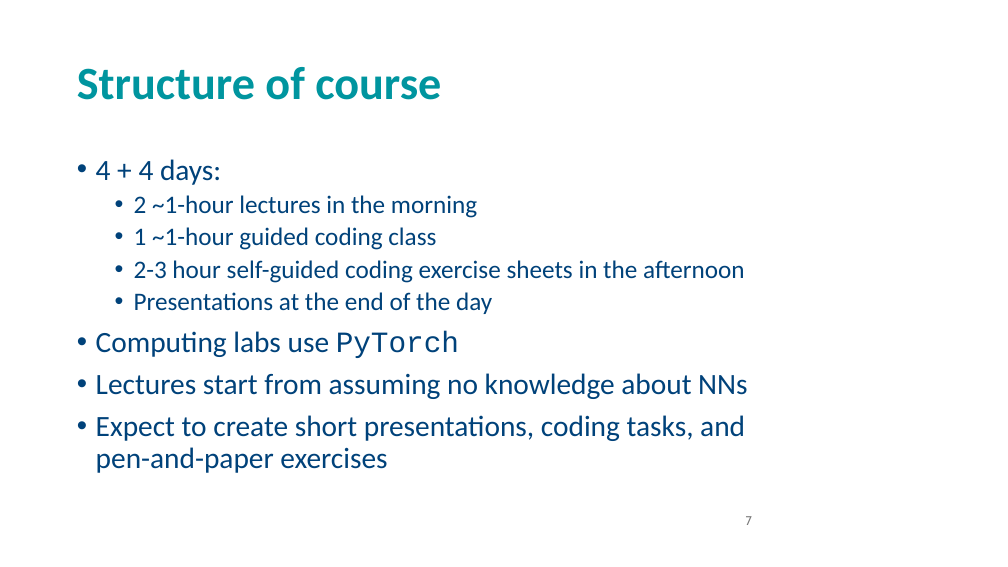
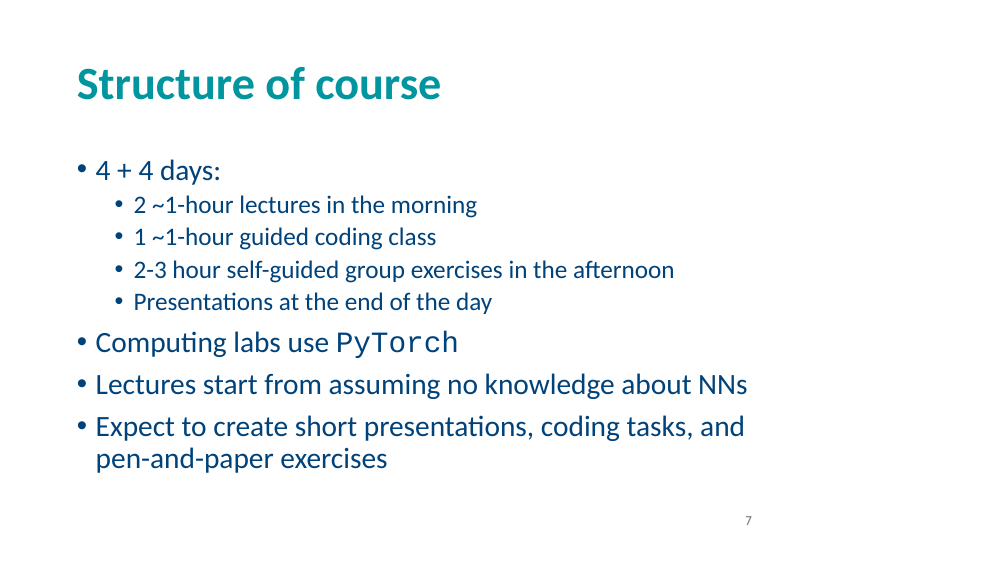
Before and after one commit to andrewcparnell/STAT41130, a slide deck: slide 7 of slides/day 1/D1C1_LR_NNs.pptx. Drawn at 1008x567 pixels with LibreOffice and Linux fonts; fonts in the diff are those of the drawing; background and template pictures are left out. Boxes give left, top, right and bottom in pixels: in the first picture for what was removed or moved away, otherwise in the second. Text is boxed around its words. In the diff, an @@ line names an element or a change of style, - is before the commit and + after.

```diff
--- a/slides/day 1/D1C1_LR_NNs.pptx
+++ b/slides/day 1/D1C1_LR_NNs.pptx
@@ text at [134,260,675,283]: text changed @@
-  • 2-3 hour self-guided coding exercise sheets in the afternoon
+  • 2-3 hour self-guided group exercises in the afternoon
```
Also in this commit, not shown: 7 other slides changed.
